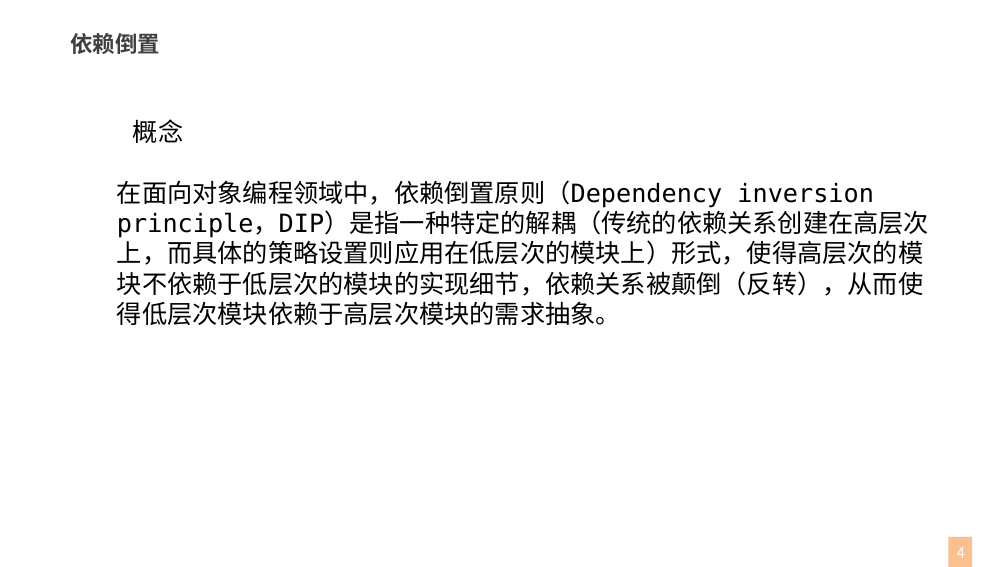
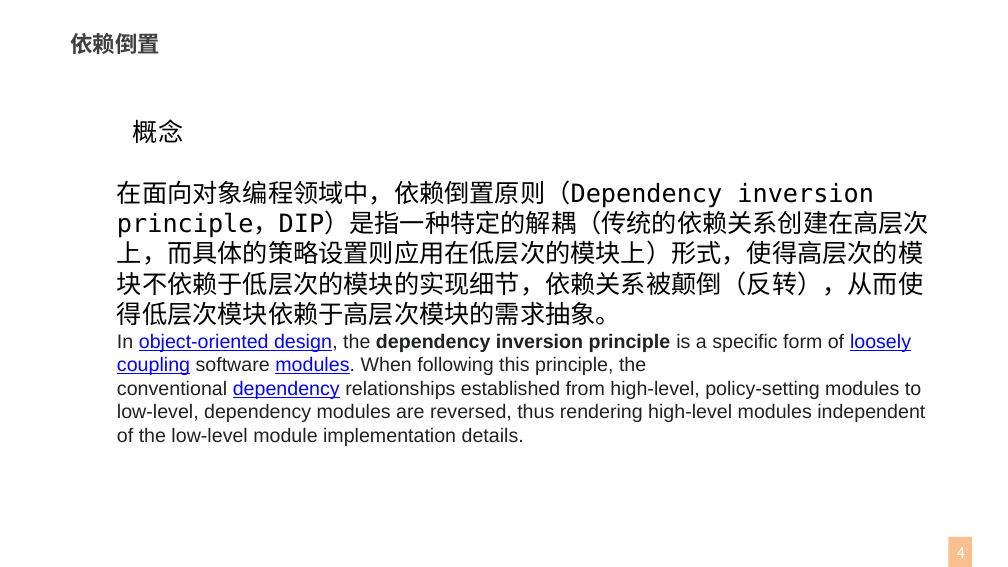
Before and after one commit to deanroom/cloudnativedemo, a slide deck: slide 4 of docs/依赖倒置控制反转在.NET中的应用-R1.pptx. Drawn at 1008x567 pixels with LibreOffice and Linux fonts; fonts in the diff are those of the drawing; background and template pictures are left out. Boxes give left, top, right and bottom in pixels: in the first picture for what was removed or moved away, otherwise in the second. Text is boxed around its words. In the diff, an @@ line names an element or a change of style, - is before the commit and + after.

Commit message:
doc:update ppt

```diff
--- a/docs/依赖倒置控制反转在.NET中的应用-R1.pptx
+++ b/docs/依赖倒置控制反转在.NET中的应用-R1.pptx
@@ text at bbox=[117, 333, 925, 446]: paragraph added @@
+In object-oriented design, the dependency inversion principle is a specific form of loosely coupling software modules. When following this principle, the conventional dependency relationships established from high-level, policy-setting modules to low-level, dependency modules are reversed, thus rendering high-level modules independent of the low-level module implementation details.
```
Also in this commit, not shown: 2 other slides changed, 2 slides added.
